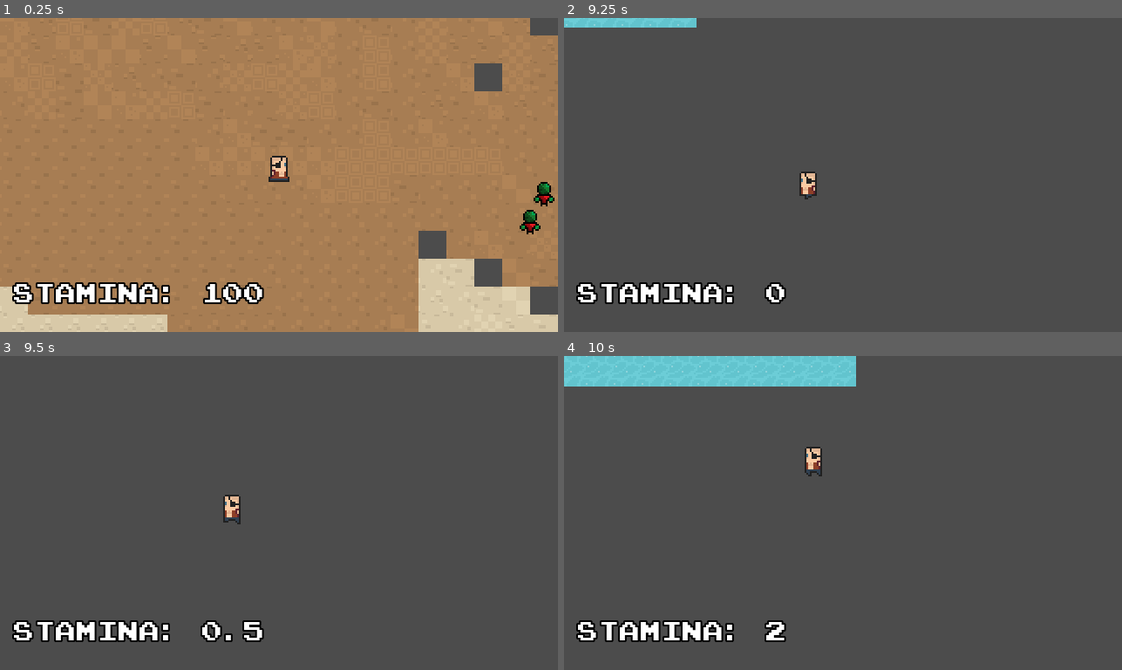
Above: before the commit, frames 1-4 (two rows, left to right).
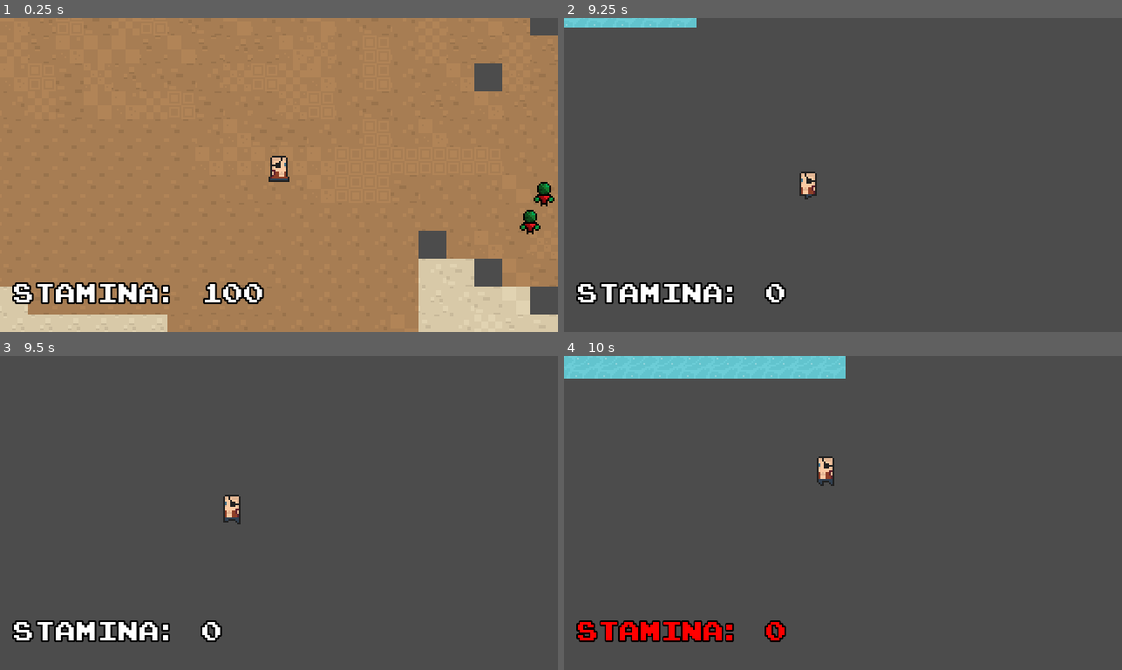
Above: after the commit, the same moments.

Repository: TheyCallMeNano/PermadeathGodot
Game: Godot game, scene res://Rooms/MainScene.tscn
Two runs of this game, one before a commit and one after it. Both use one fixed random seed, a clock stepped at 60 frames per second and the inputs below.
Inputs (mouse positions are in pixels of both pictures, inside the frame that each line leads up to):
- Up to frame 1 (0.25 s): no input
- Up to frame 2 (9.25 s): move the mouse to (965, 159) at 0.52 s; hold D (moveRight) 0.53-1.28 s; hold Shift (sprint) 0.53-1.28 s; move the mouse to (731, 190) at 1.27 s; hold Down (moveDown) 1.28-2.03 s; tap Ctrl (dash) at 1.35, 4.35, 7.35 s; tap Shift (sprint) at 1.55, 2.85, 4.55, 5.85, 7.55, 8.85 s; move the mouse to (898, 105) at 2.02 s; hold D (moveRight) 2.03-2.78 s; hold Shift (sprint) 2.03-2.78 s; click (898, 105) at 2.1 s; move the mouse to (815, 237) at 2.77 s; hold Up (moveUp) 2.78-3.53 s; move the mouse to (1010, 222) at 3.52 s; hold Shift (sprint) 3.53-4.28 s; hold A (moveLeft) 3.53-5.03 s; move the mouse to (675, 127) at 4.27 s; move the mouse to (870, 175) at 5.02 s; hold Down (moveDown) 5.03-5.78 s; hold Shift (sprint) 5.03-5.78 s; click (870, 175) at 5.1 s; move the mouse to (759, 96) at 5.77 s; hold D (moveRight) 5.78-6.53 s; move the mouse to (965, 159) at 6.52 s; hold Up (moveUp) 6.53-7.28 s; hold Shift (sprint) 6.53-7.28 s; move the mouse to (731, 190) at 7.27 s; hold D (moveRight) 7.28-8.03 s; move the mouse to (898, 105) at 8.02 s; hold Down (moveDown) 8.03-8.78 s; hold Shift (sprint) 8.03-8.78 s; click (898, 105) at 8.1 s; move the mouse to (815, 237) at 8.77 s; hold A (moveLeft) from 8.78 s (still down)
- Up to frame 3 (9.5 s): keep holding A (moveLeft)
- Up to frame 4 (10 s): move the mouse to (1010, 560) at 9.52 s; release A (moveLeft) at 9.53 s; hold Up (moveUp) from 9.53 s (still down); hold Shift (sprint) from 9.53 s (still down)

Frames 1-2 are identical in both runs. In frame 3, 0.3% of the frame differs, in the area x 40-48%, y 84-92%; in frame 4, 3.1%, in the area x 0-53%, y 0-92%.

Commit message:
Fixed stamina bug & formatting changes

Diff:
--- a/Scripts/scrPlayer.gd
+++ b/Scripts/scrPlayer.gd
@@ -60,8 +60,17 @@
 			animationPlayer.play("Run")
 
 		#Check if we're sprinting, then manage all movement in that state until end
-		if global.plrStamina != 0 && Input.is_ac …(368 unchanged characters)…
-			vel = vel.move_toward(inputVector * MAX_SPEED * 2, ACCELERATION * delta)
+		#if global.plrStamina != 0 && Input.is_ac …(368 unchanged characters)…
+		if Input.is_action_pressed("sprint") && global.plrStamina != 0:
+			if Input.is_action_pressed("moveDown"):
+				vel = vel.move_toward(inputVector * MAX_SPEED * 2, ACCELERATION * delta)
+			elif Input.is_action_pressed("moveLeft"):
+				vel = vel.move_toward(inputVector * MAX_SPEED * 2, ACCELERATION * delta)
+			elif Input.is_action_pressed("moveUp"):
+				vel = vel.move_toward(inputVector * MAX_SPEED * 2, ACCELERATION * delta)
+			elif Input.is_action_pressed("moveRight"):
+				vel = vel.move_toward(inputVector * MAX_SPEED * 2, ACCELERATION * delta)
+	#vel = vel.move_toward(inputVector * MAX_SPEED * 2, ACCELERATION * delta)
 		else:
 			#We aren't sprinting
 			vel = vel.move_toward(inputVector * MAX_SPEED, ACCELERATION * delta)
@@ -78,7 +87,7 @@
 		state = DASH
 
 	move()
-	sprinting()
+	stamina()
 
 #What to do when the player attacks
 func attackState(delta):
@@ -105,10 +114,21 @@
 	state = MOVE
 
 #Run these checks to refil stamina
-func sprinting():
+func stamina():
 	#Is the player running?
-	if global.plrStamina != 0 && Input.is_action_pressed("sprint") && Input.is_action_pressed("moveDown") || global.plrStamina != 0 && Input.is_action_pressed("moveUp") && Input.is_action_pressed("sprint") || global.plrStamina != 0 && Input.is_action_pressed("moveLeft") && Input.is_action_pressed("sprint") || global.plrStamina != 0 &&  Input.is_action_pressed("moveRight") && Input.is_action_pressed("sprint"):
-		global.plrStamina -= global.plrStaminaRecharge
+	if Input.is_action_pressed("sprint") && global.plrStamina != 0:
+			if Input.is_action_pressed("moveDown"):
+				global.plrStaminaRechargeDelay = 0
+				global.plrStamina -= global.plrStaminaRecharge
+			elif Input.is_action_pressed("moveLeft"):
+				global.plrStaminaRechargeDelay = 0
+				global.plrStamina -= global.plrStaminaRecharge
+			elif Input.is_action_pressed("moveUp"):
+				global.plrStaminaRechargeDelay = 0
+				global.plrStamina -= global.plrStaminaRecharge
+			elif Input.is_action_pressed("moveRight"):
+				global.plrStaminaRechargeDelay = 0
+				global.plrStamina -= global.plrStaminaRecharge
 
 	#Have they stopped running?
 	if global.plrStamina != global.plrMaxStamina && !Input.is_action_pressed("sprint") && global.plrStaminaRechargeDelay != global.plrStaminaDelayTime:
